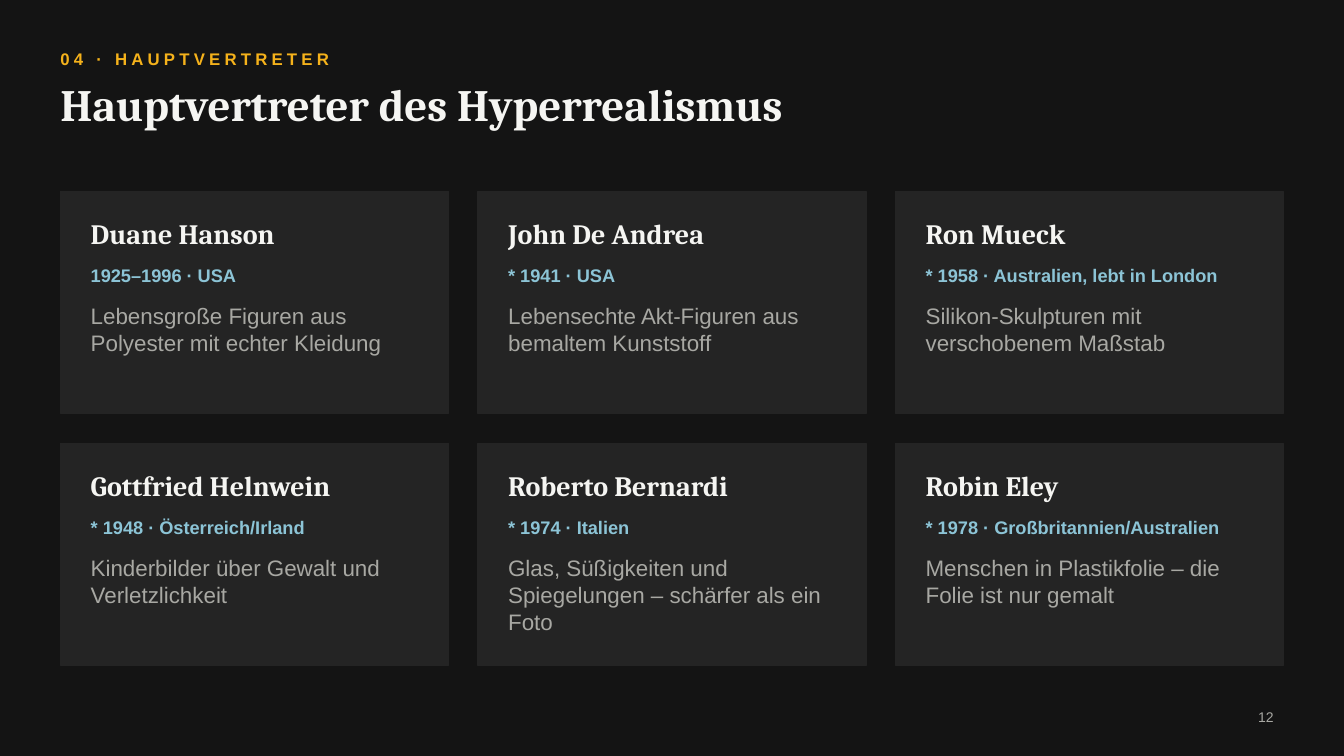
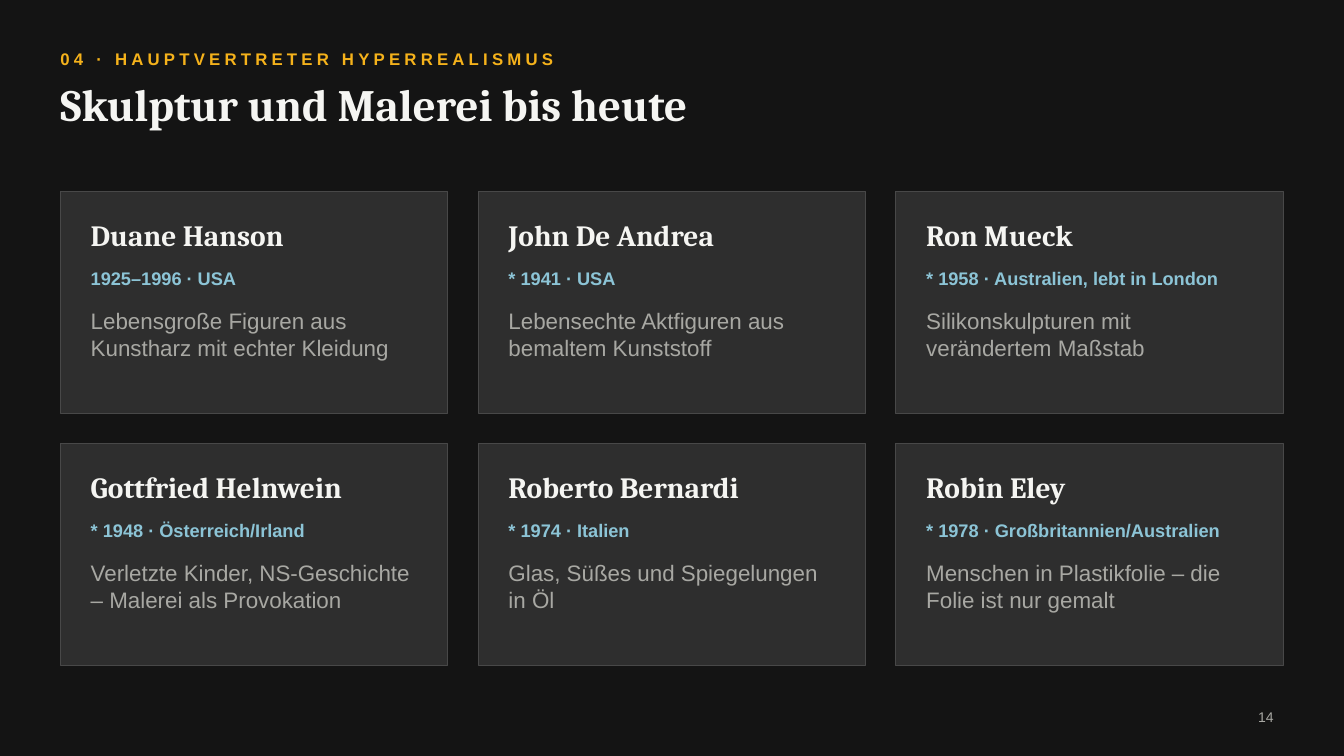
Before and after one commit to Maxxxx69/Claude-, a slide deck: slide 14 of Fotorealismus_Hyperrealismus.pptx (slide 12 before the commit). Drawn at 1344x756 pixels with LibreOffice and Linux fonts; fonts in the diff are those of the drawing. Boxes give left, top, right and bottom in pixels: in the first picture for what was removed or moved away, otherwise in the second. Text is boxed around its words. In the diff, an @@ line names an element or a change of style, - is before the commit and + after.

```diff
--- a/Fotorealismus_Hyperrealismus.pptx
+++ b/Fotorealismus_Hyperrealismus.pptx
@@ text at box(60, 53, 553, 65): text changed @@
-04 · HAUPTVERTRETER
+04 · HAUPTVERTRETER HYPERREALISMUS
@@ title at box(60, 90, 687, 131): text changed @@
-Hauptvertreter des Hyperrealismus
+Skulptur und Malerei bis heute
@@ text at box(91, 313, 389, 361): text changed @@
-Lebensgroße Figuren aus Polyester mit echter Kleidung
+Lebensgroße Figuren aus Kunstharz mit echter Kleidung
@@ text at box(508, 313, 784, 356): text changed @@
-Lebensechte Akt-Figuren aus bemaltem Kunststoff
+Lebensechte Aktfiguren aus bemaltem Kunststoff
@@ text at box(926, 313, 1145, 356): text changed @@
-Silikon-Skulpturen mit verschobenem Maßstab
+Silikonskulpturen mit verändertem Maßstab
@@ fill #242424 to #2E2E2E; outline #242424 1 pt to #484848 0.75 pt in 6 elements at box(478, 192, 865, 413), box(60, 192, 448, 413), box(896, 192, 1284, 413), box(478, 444, 865, 665), box(896, 444, 1284, 665), box(60, 444, 448, 665) @@
@@ size 20 to 21 pt in 6 elements at box(508, 225, 714, 252), box(508, 477, 739, 498), box(91, 226, 284, 247), box(926, 225, 1072, 246), box(91, 477, 342, 499), box(926, 477, 1065, 504) @@
@@ text at box(91, 565, 409, 608): text changed @@
-Kinderbilder über Gewalt und Verletzlichkeit
+Verletzte Kinder, NS-Geschichte – Malerei als Provokation
@@ text at box(508, 565, 818, 608): text changed @@
-Glas, Süßigkeiten und Spiegelungen – schärfer als ein Foto
+Glas, Süßes und Spiegelungen in Öl
@@ text "Menschen in Plastikfolie – die ...": place and size @@
-text "Menschen in Plastikfolie – die ..." at box(926, 560, 1220, 608)
+text "Menschen in Plastikfolie – die ..." at box(926, 565, 1220, 613)
@@ page number at box(1258, 712, 1274, 722): text changed @@
-12
+14
```
Also in this commit, not shown: 17 other slides changed, 4 slides added, 2 slides removed, 6 other files.
